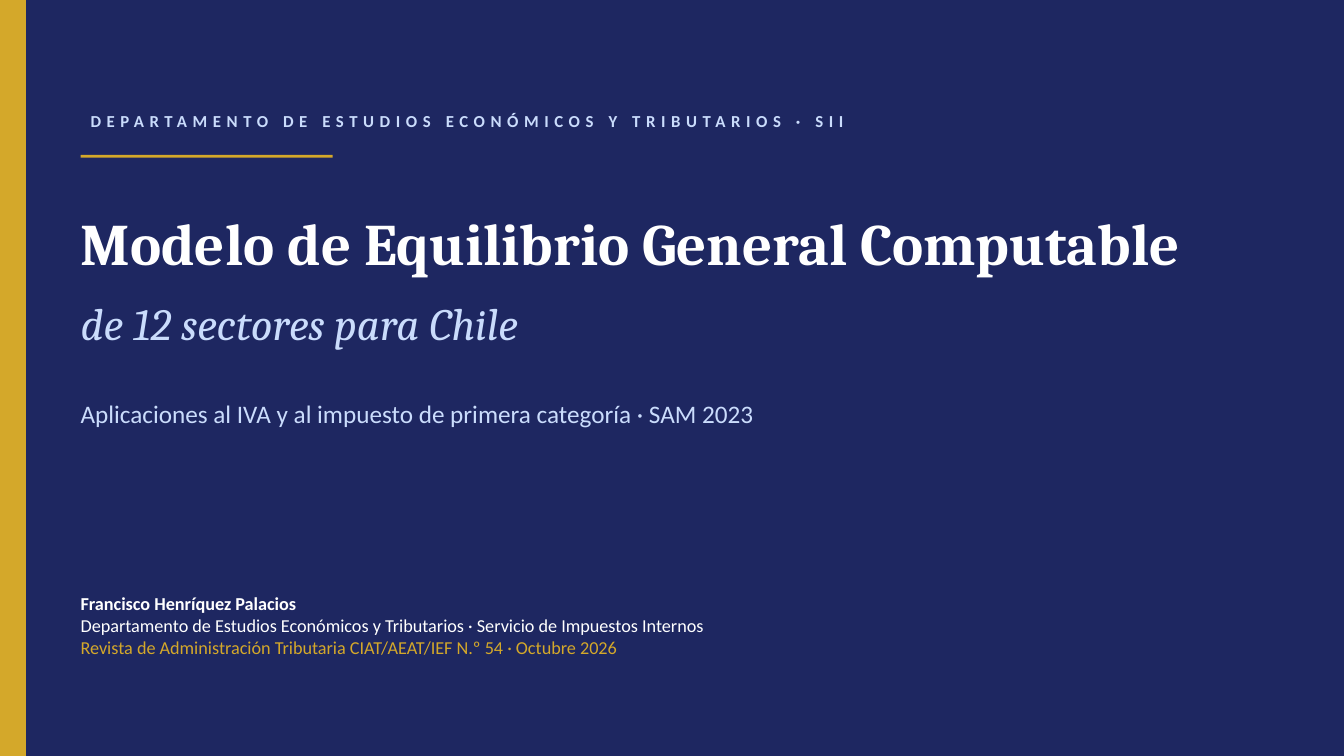
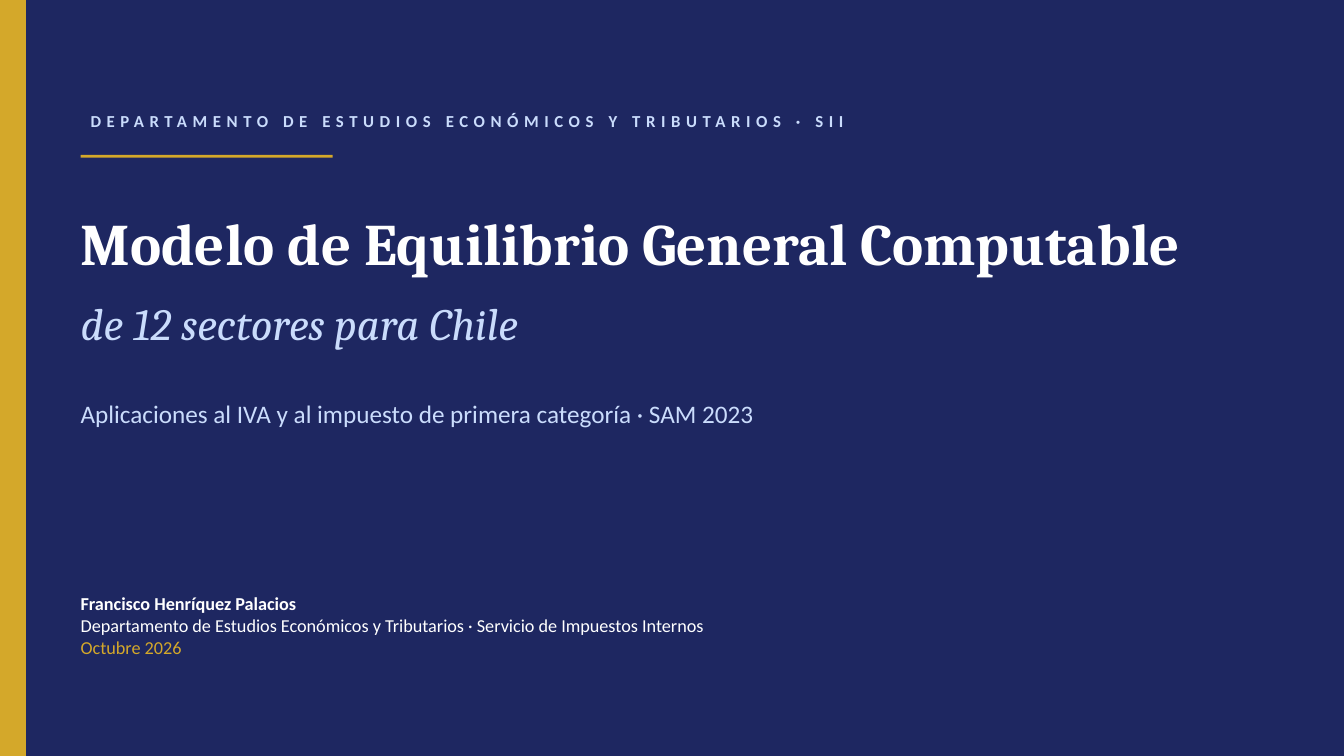
Before and after one commit to fcohenriquez/eq_general, a slide deck: slide 1 of documentacion/paper_rat_54/MEGC_Chile_12sectores_CIAT_202610.pptx. Drawn at 1344x756 pixels with LibreOffice and Linux fonts; fonts in the diff are those of the drawing. Boxes give left, top, right and bottom in pixels: in the first picture for what was removed or moved away, otherwise in the second. Text is boxed around its words. In the diff, an @@ line names an element or a change of style, - is before the commit and + after.

```diff
--- a/documentacion/paper_rat_54/MEGC_Chile_12sectores_CIAT_202610.pptx
+++ b/documentacion/paper_rat_54/MEGC_Chile_12sectores_CIAT_202610.pptx
@@ text at [81,641,182,654]: text changed @@
-Revista de Administración Tributaria CIAT/AEAT/IEF N.º 54 · Octubre 2026
+Octubre 2026
```
Also in this commit, not shown: 6 other slides changed, 1 slide added, 7 other files.
